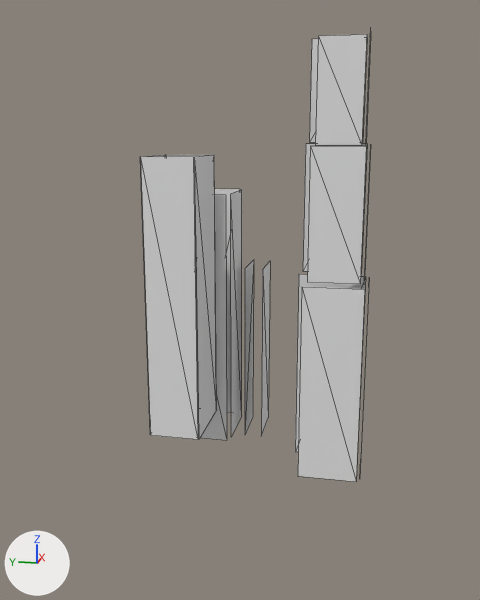
The glTF model client/scripts/modules/game/scene/assets/models/ceils/westownLight.glb, before and after one commit.
One viewpoint serves both versions: a 50 mm lens placed at (-2.99, -0.58, 1.76), pointed at (0.03, 0.02, 1.01). The axes (+X, +Y, +Z) are drawn at lower left. The lights are the same throughout. Mesh edges are drawn as thin lines.

Script lines for the objects in view, before the commit:
```python
me_plane = bpy.data.meshes.new('Plane')
me_plane.from_pydata(...)  # 76 vertices, 38 faces; spans x -0.1..0.79, y -0.57..0.47, z 0.08..2.21
ob_light = bpy.data.objects.new('Light', me_plane)
ob_light.location = (0.0, 0.0, 0.0)
```
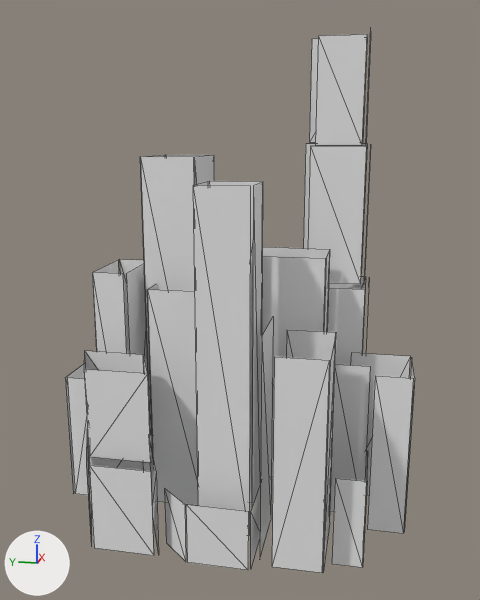
Where the change shows, as pixel boxes [x1, y1, x2, y2] in the pictures (480 x 600 px):
'Light', reshaped (51% wider, 20% taller)
    before: [140, 31, 371, 482]
    after: [65, 31, 415, 573]
part 1 of me_plane, added
    after: [65, 181, 415, 573]

The change, as a list of edits to the scene's bpy script:
```text
Change me_plane:
    used by ob_light; location = (0.0, 0.0, 0.0)
    remove me_plane.from_pydata(...)  # 76 vertices, 38 faces; spans x -0.1..0.79, y -0.57..0.47, z 0.08..2.21
    add me_plane.from_pydata(...)  # 244 vertices, 130 faces; spans x -0.67..0.79, y -0.78..0.8, z 0.05..2.21
    me_plane part 1
    100 vertices are added at x -0.67..0.59, y -0.78..0.8, z 0.05..1.59
    20 new vertices lie (0.0, 0.0, 0.39) away from vertices in x -0.65..0.59, y -0.6..0.68, z 0.05..0.43
    10 new vertices lie (0.22, 0.0, 0.0) away from vertices in x -0.53..-0.24, y -0.4..0.8, z 0.06..1.59
    8 new vertices lie (0.0, 0.0, 0.73) away from vertices in x -0.29..0.0, y -0.78..-0.44, z 0.06
    6 new vertices lie (0.0, 0.12, 0.0) away from vertices in x -0.26..0.46, y -0.03..0.67, z 0.06..0.91
    6 new vertices lie (0.0, 0.0, 1.11) away from vertices in x -0.26..0.06, y 0.48..0.64, z 0.06
    6 new vertices lie (0.0, 0.0, 1.04) away from vertices in x -0.25..0.12, y 0.14..0.39, z 0.06
    6 new vertices lie (0.0, 0.0, 0.88) away from vertices in x -0.67..-0.31, y -0.45..-0.25, z 0.09
    6 new vertices lie (0.0, 0.0, 0.26) away from vertices in x -0.67..-0.41, y -0.16..0.23, z 0.06
    92 new faces join them
```
